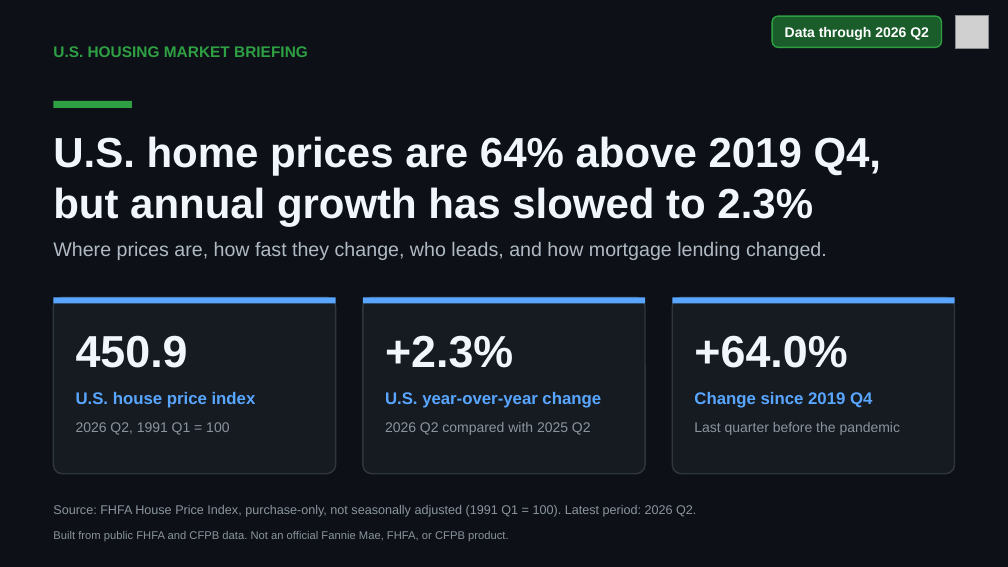
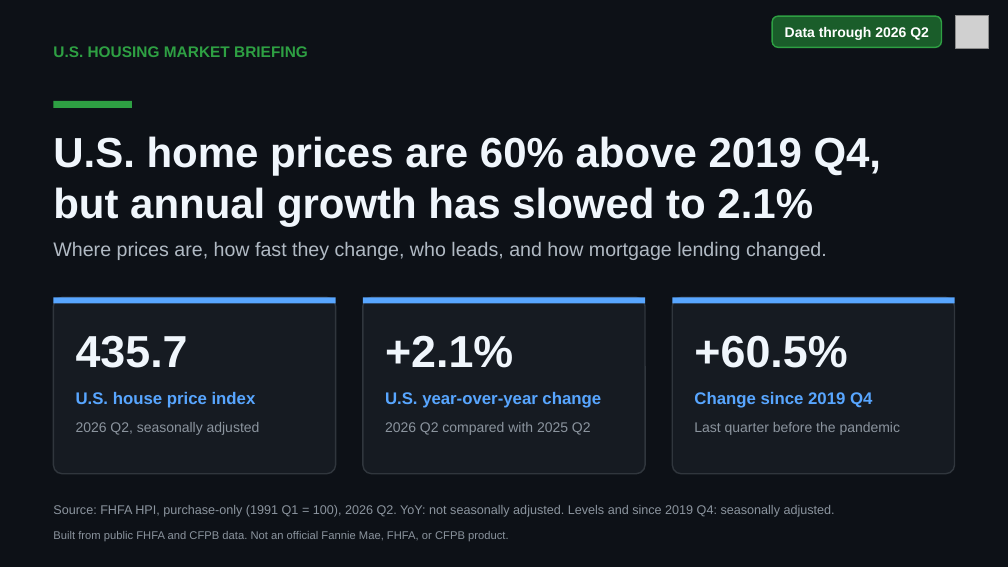
Before and after one commit to DanWahlin/housing-market-demo, a slide deck: slide 1 of briefings/housing-market-briefing.pptx. Drawn at 1008x567 pixels with LibreOffice and Linux fonts; fonts in the diff are those of the drawing; grey boxes stand for pictures. Boxes give left, top, right and bottom in pixels: in the first picture for what was removed or moved away, otherwise in the second. Text is boxed around its words. In the diff, an @@ line names an element or a change of style, - is before the commit and + after.

Commit message:
Use FHFA's quarterly U.S. index and the seasonally adjusted index for changes since 2019 Q4

```diff
--- a/briefings/housing-market-briefing.pptx
+++ b/briefings/housing-market-briefing.pptx
@@ text at [53, 136, 882, 226]: text changed @@
-U.S. home prices are 64% above 2019 Q4, but annual growth has slowed to 2.3%
+U.S. home prices are 60% above 2019 Q4, but annual growth has slowed to 2.1%
@@ text at [76, 335, 188, 368]: text changed @@
-450.9
+435.7
@@ text at [385, 335, 513, 368]: text changed @@
-+2.3%
++2.1%
@@ text at [694, 335, 847, 368]: text changed @@
-+64.0%
++60.5%
@@ text at [76, 422, 260, 435]: text changed @@
-2026 Q2, 1991 Q1 = 100
+2026 Q2, seasonally adjusted
@@ text at [53, 505, 835, 517]: text changed @@
-Source: FHFA House Price Index, purchase-only, not seasonally adjusted (1991 Q1 = 100). Latest period: 2026 Q2.
+Source: FHFA HPI, purchase-only (1991 Q1 = 100), 2026 Q2. YoY: not seasonally adjusted. Levels and since 2019 Q4: seasonally adjusted.
```
Also in this commit, not shown: 5 other slides changed, 22 other files.
